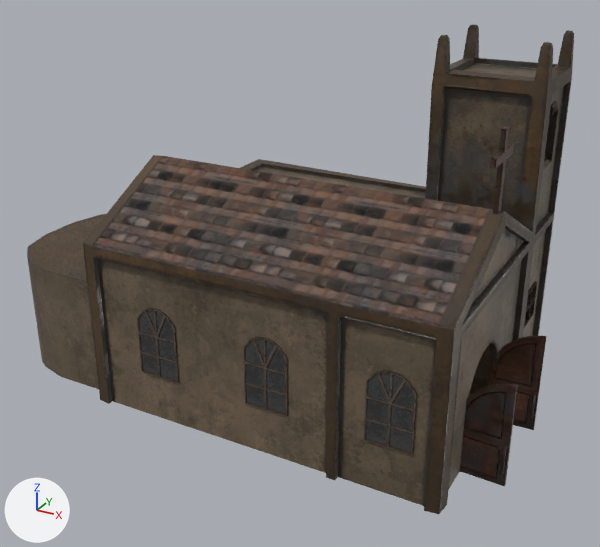
Two versions of the FBX model Assets/_Visual/Environment/_Interiors/Landmarks/Chapel/Chapel.fbx, one commit apart.
The view is the same before and after, from a 50 mm camera at (16.9, -28.7, 21.4) aimed at (-0.3, 2.5, 5.8). Arrows for +X, +Y and +Z are at lower left; the lights stay in place. Where no turn or scale is listed for an object, it has been applied to the vertices. Vertices at the same position are counted once.
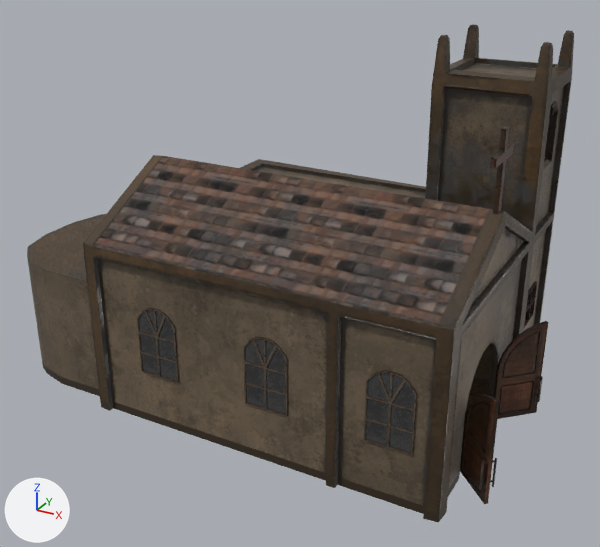
The newer file is also turned or shifted as a whole; pictures and numbers use the older file's frame.

Location of each change, (x1, y1, x2, y2) in pixels of the pictures (600 x 547 px; the box of a moved part takes in the faces that stretch with it):
'Cube.007', reshaped
    before: (27, 24, 574, 514)
    after: (27, 24, 574, 522)
part 1 of me_cube_001, moved or reshaped
    before: (531, 392, 537, 419)
    after: (536, 376, 543, 402)
part 2 of me_cube_001, moved or reshaped
    before: (501, 446, 507, 474)
    after: (479, 460, 488, 489)
part 3 of me_cube_001, moved or reshaped (not visible before)
    after: (490, 458, 497, 487)
part 4 of me_cube_001, moved or reshaped
    before: (460, 336, 547, 486)
    after: (42, 321, 548, 522)

The edits, one by one:
me_cube_001 is used by ob_cube_007; location (0.0, 0.0, 0.0).
me_cube_001 had 4426 vertices, 4356 faces and spanned x -13.8..11.0, y -4.2..10.4, z 0.5..16.5.
me_cube_001 now has 4657 vertices, 4628 faces and spans x -13.8..10.9, y -4.2..10.4, z 0.1..16.5.
me_cube_001 part 1: the loose piece of 76 vertices spanning x 10.9..11.0, y 2.9..3.2, z 1.2..2.4 is turned 41.9 degrees about the z axis through its middle, then moved by (-0.2, 1.4, 0.0).
me_cube_001 part 2: the loose piece of 76 vertices spanning x 10.9..11.0, y -1.5..-1.3, z 1.2..2.4 is moved by (-0.4, -1.3, 0.0).
me_cube_001 part 3: the loose piece of 76 vertices spanning x 10.9..11.0, y -1.2..-0.9, z 1.2..2.4 is turned -43.1 degrees about the z axis through its middle, then moved by (-0.2, -1.4, 0.0).
me_cube_001 part 4: 9 vertices moved from x 9.2..9.4, y -1.2..3.1, z 0.7..3.3 to x 9.2..9.4, y -1.2..3.3, z 0.7..3.3; 581 vertices removed from x 8.9..11.0, y -1.3..3.3, z 0.5..5.0; 812 vertices added at x -13.8..10.8, y -4.2..10.4, z 0.1..5.0.
